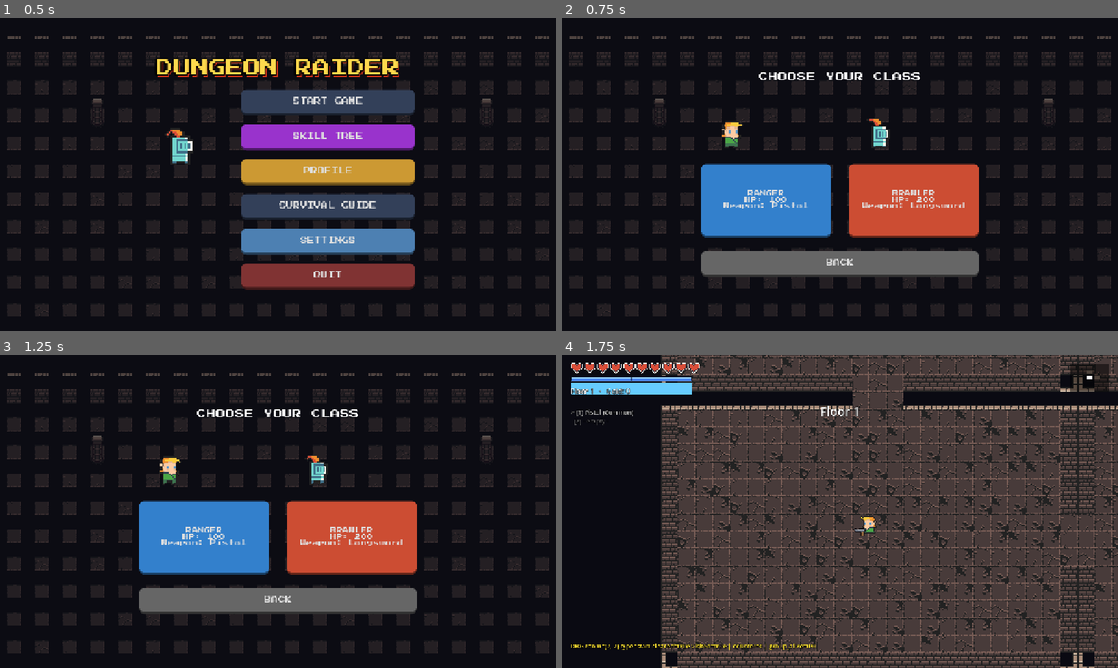
Above: before the commit, frames 1-4 (two rows, left to right).
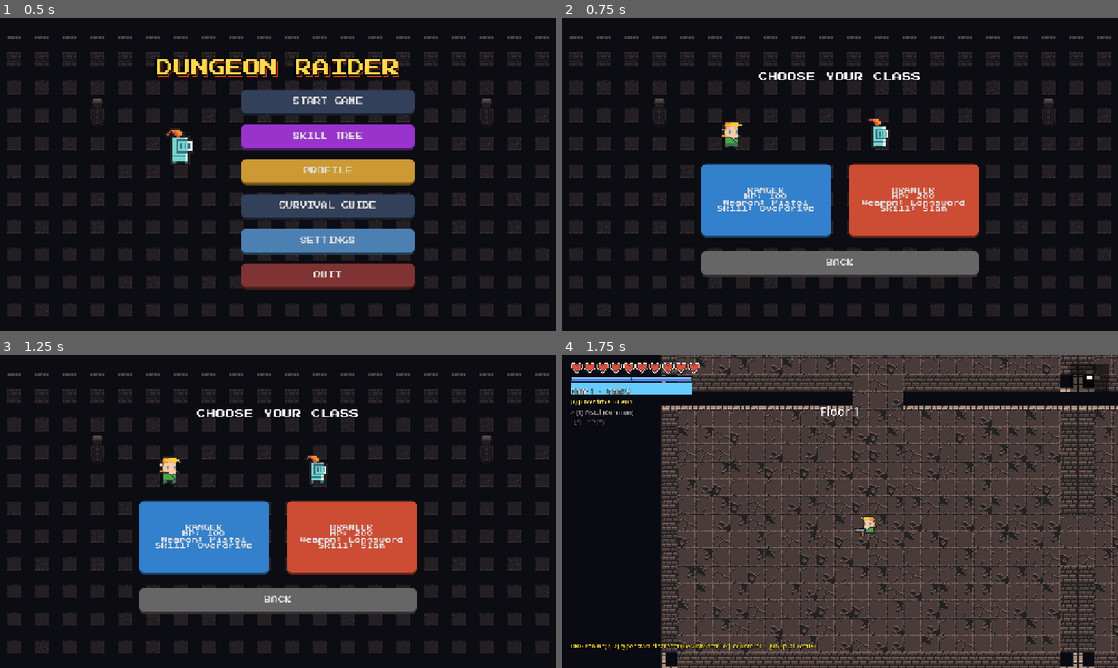
Above: after the commit, the same moments.

Repository: halo07-pixel/dungeon-raider-godot
Game: Godot game, scene res://scenes/main_menu.tscn
The game is run twice, just before and just after one commit, with the same random seed, the same clock (stepped at 60 frames per second) and the same inputs.
Inputs (mouse positions are in pixels of both pictures, inside the frame that each line leads up to):
- Up to frame 1 (0.5 s): no input
- Up to frame 2 (0.75 s): click "START GAME" at 0.5 s
- Up to frame 3 (1.25 s): no input
- Up to frame 4 (1.75 s): click (767, 536) at 1.25 s, where only the run before the commit has a clickable "RANGER HP: 100 Weapon: Pistol"

Frame 1 is identical in both runs. In frame 2, 0.9% of the frame differs, in the area x 28-73%, y 54-62%; in frame 3, 0.9%; in frame 4, less than 0.1%.

Commit message:
Giai đoạn 2: mỗi class có kỹ năng khởi đầu (Q), khung kỹ năng mở rộng
- Ranger khởi đầu với Overdrive (đánh nhanh gấp đôi 4s, hồi 12s), Brawler với Slam (đập đất AoE nhỏ, hồi 6s)
- Kỹ năng tiến hoá (Barrage / Shockwave) vẫn thay thế kỹ năng khởi đầu như cũ (Global.class_skill_id_for)
- class_skill.gd: thêm signal skill_ready / skill_ended, active_left cho hiệu ứng kéo dài, hàm _blast dùng chung (Shockwave giữ nguyên số liệu), dọn buff khi Player chết hoặc node bị gỡ
- Player: skill_attack_cd_mult áp vào hồi đòn bắn/chém; tint vàng khi Overdrive
- HUD luôn hiện kỹ năng + trạng thái ACTIVE; thẻ chọn class, trang Hồ sơ và Guide hiển thị kỹ năng khởi đầu

Co-Authored-By: Claude Sonnet 5.5 <noreply@anthropic.com>
Claude-Session: https://claude.ai/code/session_01JGPvQEUH9tvNi1JLfwV4JP

Diff:
--- a/scenes/main_menu.gd
+++ b/scenes/main_menu.gd
@@ -6,6 +6,7 @@
 
 const BG_SCALE: float = 2.0 # 32px gốc -> 64px trên màn hình
 const SETTINGS_MENU_SCENE = preload("res://scenes/settings_menu.tscn")
+const ClassSkillScript = preload("res://scripts/class_skill.gd")
 
 ## Ánh xạ lớp nhân vật -> bộ sprite 0x72 dùng làm thân người (khớp với player.gd).
 const SPRITE_SET: Dictionary = {
@@ -219,10 +220,9 @@
 	var P: Dictionary = Global.profile
 	var nm: String = Global.MetaProgress.display_name(P, cid, String(Global.classes[cid]["name"])).to_upper()
 	var t: String = "%s\n\n%s" % [nm, stats]
-	var sid: String = Global.MetaProgress.active_skill(P, cid)
+	var sid: String = Global.class_skill_id_for(cid)
 	if sid != "":
-		var cur: Dictionary = Global.MetaProgress.EVOLUTIONS[cid][Global.MetaProgress.tier_of(P, cid) - 1]
-		t += "\nSkill: %s" % cur["skill_name"]
+		t += "\nSkill: %s" % String(ClassSkillScript.SKILLS.get(sid, {}).get("name", sid))
 	return t
 
 func _build_class_option(prefix: String, label_text: String, action: Callable, color: Color) -> Control:
@@ -367,6 +367,10 @@
 			var tier_idx: int = Global.MetaProgress.tier_of(P, cid) - 1
 			var cur: Dictionary = Global.MetaProgress.EVOLUTIONS[cid][tier_idx]
 			profile_box.add_child(_profile_label("%s: %s" % [cur["skill_name"], cur["desc"]], 11, Color(0.6, 1.0, 0.6)))
+		else:
+			var base_sk: Dictionary = ClassSkillScript.SKILLS.get(Global.class_skill_id_for(cid), {})
+			if not base_sk.is_empty():
+				profile_box.add_child(_profile_label("%s: %s" % [base_sk["name"], base_sk["desc"]], 11, Color(0.6, 1.0, 0.6)))
 		if not evo.is_empty():
 			var pr: Array = Global.MetaProgress.progress(P, cid)
 			var req: Dictionary = evo["req"]
--- a/scripts/class_skill.gd
+++ b/scripts/class_skill.gd
@@ -1,16 +1,29 @@
 extends Node
-## Kỹ năng riêng của class đã tiến hoá, kích hoạt bằng phím "skill" (Q). Node con của Player;
+## Kỹ năng riêng của class, kích hoạt bằng phím "skill" (Q). Node con của Player;
 ## tách khỏi _physics_process của Player. Player chỉ cần: aim_dir, global_position, alive, rolling,
-## _secondary_dmg_mult(). HUD đọc cooldown_left / cooldown_total / skill_name qua duck typing.
+## _secondary_dmg_mult(), skill_attack_cd_mult. HUD đọc cooldown_left / cooldown_total / skill_name /
+## active_left qua duck typing; âm thanh/UI nghe signal skill_used, skill_ready, skill_ended.
+##
+## Mỗi class có kỹ năng KHỞI ĐẦU (Global.classes[cid]["skill"]) ngay từ đầu; khi tiến hoá
+## (MetaProgress.EVOLUTIONS) kỹ năng được thay bằng bản mạnh hơn. Thêm kỹ năng = thêm 1 dòng vào SKILLS
+## + 1 hàm xử lý trong try_activate().
 
 const BULLET = preload("res://scenes/bullet.tscn")
 const RingFx = preload("res://scripts/skill_ring_fx.gd")
 
 signal skill_used(skill_id: String)
+## Hồi chiêu xong (sẵn sàng dùng lại).
+signal skill_ready(skill_id: String)
+## Kỹ năng có thời lượng (vd Overdrive) vừa hết tác dụng.
+signal skill_ended(skill_id: String)
 
 const SKILLS: Dictionary = {
-	"barrage": {"name": "Barrage", "cooldown": 7.0},
-	"shockwave": {"name": "Shockwave", "cooldown": 9.0},
+	# Kỹ năng khởi đầu
+	"overdrive": {"name": "Overdrive", "cooldown": 12.0, "desc": "[Q] Attack much faster for a few seconds."},
+	"slam": {"name": "Slam", "cooldown": 6.0, "desc": "[Q] Smash the ground, hurting and pushing back nearby enemies."},
+	# Kỹ năng tiến hoá (Ranger+ / Brawler+)
+	"barrage": {"name": "Barrage", "cooldown": 7.0, "desc": "[Q] Fire 3 fan volleys of bullets."},
+	"shockwave": {"name": "Shockwave", "cooldown": 9.0, "desc": "[Q] Blast enemies away and clear bullets."},
 }
 
 var player: Node = null
@@ -18,6 +31,8 @@
 var skill_name: String = ""
 var cooldown_total: float = 1.0
 var cooldown_left: float = 0.0
+## Thời gian còn lại của hiệu ứng kéo dài (0 = không có hiệu ứng đang chạy).
+var active_left: float = 0.0
 
 func setup(p_player: Node, p_skill_id: String) -> void:
 	player = p_player
@@ -30,8 +45,18 @@
 	return cooldown_left <= 0.0
 
 func _physics_process(delta: float) -> void:
+	var was_cooling: bool = cooldown_left > 0.0
 	cooldown_left = maxf(0.0, cooldown_left - delta)
+	if was_cooling and cooldown_left <= 0.0:
+		skill_ready.emit(skill_id)
+	if active_left > 0.0:
+		active_left = maxf(0.0, active_left - delta)
+		if active_left <= 0.0:
+			_end_active()
 	if not is_instance_valid(player) or not player.alive:
+		if active_left > 0.0:
+			active_left = 0.0
+			_end_active()
 		return
 	if Input.is_action_just_pressed("skill"):
 		try_activate()
@@ -44,9 +69,22 @@
 	cooldown_left = cooldown_total
 	skill_used.emit(skill_id)
 	match skill_id:
+		"overdrive": _overdrive()
+		"slam": _slam()
 		"barrage": _barrage()
 		"shockwave": _shockwave()
 	return true
+
+## Dọn hiệu ứng kéo dài khi Player chết / node bị gỡ để không để lại buff vĩnh viễn trên Player.
+func _exit_tree() -> void:
+	if active_left > 0.0:
+		active_left = 0.0
+		_end_active()
+
+func _end_active() -> void:
+	if skill_id == "overdrive" and is_instance_valid(player):
+		player.skill_attack_cd_mult = 1.0
+	skill_ended.emit(skill_id)
 
 func _dmg_mult() -> float:
 	return float(player._secondary_dmg_mult())
@@ -84,27 +122,55 @@
 # ------------------------------------------------------------------ Brawler+: Shockwave
 const SHOCK_RADIUS: float = 190.0
 const SHOCK_KNOCK: float = 650.0
+const SHOCK_DMG_BASE: float = 30.0
+const SHOCK_DMG_PER_FLOOR: float = 3.0
 
 func _shockwave() -> void:
+	_blast(SHOCK_RADIUS, SHOCK_DMG_BASE, SHOCK_DMG_PER_FLOOR, SHOCK_KNOCK, true, Color(1.0, 0.75, 0.35), 28, 0.8)
+
+# ------------------------------------------------------------------ Brawler: Slam (kỹ năng khởi đầu)
+const SLAM_RADIUS: float = 120.0
+const SLAM_KNOCK: float = 420.0
+const SLAM_DMG_BASE: float = 16.0
+const SLAM_DMG_PER_FLOOR: float = 1.5
+
+func _slam() -> void:
+	_blast(SLAM_RADIUS, SLAM_DMG_BASE, SLAM_DMG_PER_FLOOR, SLAM_KNOCK, false, Color(1.0, 0.85, 0.55), 16, 0.5)
+
+## Vụ nổ quanh Player: gây sát thương + đẩy lùi quái/boss trong bán kính; tuỳ chọn xoá đạn địch.
+func _blast(radius: float, dmg_base: float, dmg_per_floor: float, knock: float, clear_bullets: bool, color: Color, burst_n: int, shake: float) -> void:
 	var origin: Vector2 = player.global_position
-	var dmg: int = maxi(1, int((30.0 + 3.0 * float(Global.floor_num)) * _dmg_mult()))
+	var dmg: int = maxi(1, int((dmg_base + dmg_per_floor * float(Global.floor_num)) * _dmg_mult()))
 	for e in get_tree().get_nodes_in_group("enemies"):
-		if is_instance_valid(e) and e.alive and e.global_position.distance_to(origin) <= SHOCK_RADIUS:
-			e.take_damage(dmg, origin, SHOCK_KNOCK)
+		if is_instance_valid(e) and e.alive and e.global_position.distance_to(origin) <= radius:
+			e.take_damage(dmg, origin, knock)
 			Global.on_secondary_hit(e, dmg, false)
 	for b in get_tree().get_nodes_in_group("boss"):
-		if is_instance_valid(b) and b.alive and b.global_position.distance_to(origin) <= SHOCK_RADIUS + 20.0:
+		if is_instance_valid(b) and b.alive and b.global_position.distance_to(origin) <= radius + 20.0:
 			b.take_damage(dmg, origin, 0.0)
 			Global.on_secondary_hit(b, dmg, false)
-	for eb in get_tree().get_nodes_in_group("enemy_bullets"):
-		if is_instance_valid(eb) and eb.global_position.distance_to(origin) <= SHOCK_RADIUS + 10.0:
-			eb.queue_free()
+	if clear_bullets:
+		for eb in get_tree().get_nodes_in_group("enemy_bullets"):
+			if is_instance_valid(eb) and eb.global_position.distance_to(origin) <= radius + 10.0:
+				eb.queue_free()
 	var fx := Node2D.new()
 	fx.set_script(RingFx)
-	fx.max_radius = SHOCK_RADIUS
-	fx.color = Color(1.0, 0.75, 0.35)
+	fx.max_radius = radius
+	fx.color = color
 	Global.world.add_child(fx)
 	fx.global_position = origin
-	Global.burst(origin, Color(1.0, 0.75, 0.35), 28, 320.0, 2.0)
-	Global.shake(0.8, 0.3)
+	Global.burst(origin, color, burst_n, 320.0, 2.0)
+	Global.shake(shake, 0.3)
 	Global.sfx("shockwave")
+
+# ------------------------------------------------------------------ Ranger: Overdrive (kỹ năng khởi đầu)
+const OVERDRIVE_DURATION: float = 4.0
+## Hệ số nhân thời gian hồi đòn đánh trong lúc Overdrive (0.5 = đánh nhanh gấp đôi).
+const OVERDRIVE_CD_MULT: float = 0.5
+
+func _overdrive() -> void:
+	active_left = OVERDRIVE_DURATION
+	player.skill_attack_cd_mult = OVERDRIVE_CD_MULT
+	Global.burst(player.global_position, Color(1.0, 0.8, 0.3), 14, 200.0, 1.4)
+	Global.shake(0.3, 0.2)
+	Global.sfx("barrage_cast")
--- a/scripts/global.gd
+++ b/scripts/global.gd
@@ -166,8 +166,8 @@
 	return "%s · DMG %d · %.2fs" % [kind, int(float(w["damage"]) * mult), float(w["cooldown"])]
 
 var classes: Dictionary = {
-	"ranger": {"name": "Ranger", "max_hp": 100, "default_weapon": "pistol"},
-	"brawler": {"name": "Brawler", "max_hp": 200, "default_weapon": "broadsword"}
+	"ranger": {"name": "Ranger", "max_hp": 100, "default_weapon": "pistol", "skill": "overdrive"},
+	"brawler": {"name": "Brawler", "max_hp": 200, "default_weapon": "broadsword", "skill": "slam"}
 }
 var current_class: String = "brawler"
 
@@ -948,7 +948,14 @@
 	save_game()
 
 func class_skill_id() -> String:
-	return MetaProgress.active_skill(profile, current_class)
+	return class_skill_id_for(current_class)
+
+## Kỹ năng đang có của một class: bản tiến hoá nếu đã mở, không thì kỹ năng khởi đầu.
+func class_skill_id_for(cid: String) -> String:
+	var evolved: String = MetaProgress.active_skill(profile, cid)
+	if evolved != "":
+		return evolved
+	return String(classes.get(cid, {}).get("skill", ""))
 
 func save_game() -> void:
 	var file = FileAccess.open(save_path, FileAccess.WRITE)
--- a/scripts/guide_content.gd
+++ b/scripts/guide_content.gd
@@ -66,7 +66,7 @@
 	t += "Move: %s %s %s %s\n" % [_key("move_up"), _key("move_left"), _key("move_down"), _key("move_right")]
 	t += "Aim and attack: [b]Mouse[/b] (hold to keep attacking)\n"
 	t += "Dodge roll: %s (brief invulnerability, short cooldown)\n" % _key("dodge")
-	t += "Class skill: %s (after your class evolves)\n" % _key("skill")
+	t += "Class skill: %s (every class starts with one; evolving your class unlocks a stronger one)\n" % _key("skill")
 	t += "Interact: %s (altars, chests, shrines, picking up weapons)\n" % _key("interact")
 	t += "Swap weapon: %s or [b]Right mouse[/b] (you can carry 2 weapons; any class can use any weapon)\n" % _key("swap_weapon")
 	t += "Movement keys and dodge can be changed in Settings.\n"
@@ -86,6 +86,9 @@
 		var c: Dictionary = Global.classes[cid]
 		var w: Dictionary = Global.weapons.get(String(c["default_weapon"]), {})
 		t += "[b][color=#ffd700]%s[/color][/b]: %d HP, starts with %s.\n" % [c["name"], int(c["max_hp"]), String(w.get("name", "?"))]
+		var base_sk: Dictionary = ClassSkillScript.SKILLS.get(String(c.get("skill", "")), {})
+		if not base_sk.is_empty():
+			t += "  Starting skill [b]%s[/b], cooldown %s s: %s\n" % [base_sk["name"], _num(float(base_sk["cooldown"])), String(base_sk["desc"]).replace("[Q]", Global.key_name_for_action("skill") + ":")]
 		var list: Array = MetaProgress.EVOLUTIONS.get(cid, [])
 		for evo in list:
 			var req: Dictionary = evo["req"]
--- a/scripts/hud.gd
+++ b/scripts/hud.gd
@@ -89,7 +89,10 @@
 		skill_label.visible = false
 		return
 	skill_label.visible = true
-	if sk.is_ready():
+	if sk.active_left > 0.0:
+		skill_label.text = "[Q] %s  ACTIVE %.1fs" % [sk.skill_name, sk.active_left]
+		skill_label.modulate = Color(1.0, 0.6, 0.2)
+	elif sk.is_ready():
 		skill_label.text = "[Q] %s  READY" % sk.skill_name
 		skill_label.modulate = Color(1.0, 0.9, 0.4)
 	else:
--- a/scripts/player.gd
+++ b/scripts/player.gd
@@ -43,6 +43,8 @@
 var shield_delay_timer: float = 0.0
 ## Đổi vũ khí bị chặn trong khoảng này sau khi đổi (giây) — không dùng đổi để "bỏ" hồi chiêu bắn.
 const SWAP_COOLDOWN: float = 0.25
+## Kỹ năng class (vd Overdrive) nhân thời gian hồi đòn đánh; 1.0 = bình thường. Chỉ ClassSkill được ghi vào đây.
+var skill_attack_cd_mult: float = 1.0
 ## 2 ô vũ khí: mỗi ô {"id": String, "rarity": String} hoặc {} nếu trống. weapon_id/weapon_rarity/weapon/
 ## rarity_data bên dưới LUÔN phản ánh ô đang cầm (active_slot) nên toàn bộ code bắn/chém cũ không đổi.
 var weapon_slots: Array = [{}, {}]
@@ -135,7 +137,7 @@
 	sprite.play("idle")
 
 
-## Class đã tiến hoá (meta-progression) → gắn Node kỹ năng riêng, bấm phím "skill" (Q).
+## Mọi class đều có kỹ năng (khởi đầu, hoặc bản tiến hoá nếu đã mở) → gắn Node kỹ năng, bấm phím "skill" (Q).
 func _attach_class_skill() -> void:
 	var sid: String = Global.class_skill_id()
 	if sid == "":
@@ -173,6 +175,8 @@
 		sprite.modulate = Color(2.2, 1.2, 1.2) if int(float(Time.get_ticks_msec()) / 70.0) % 2 == 0 else Color.WHITE
 		return
 	sprite.modulate = Color(1.0, 1.0, 1.0, 0.6) if rolling else Color.WHITE
+	if skill_attack_cd_mult < 1.0 and not rolling:
+		sprite.modulate = Color(1.0, 0.9, 0.55) # đang Overdrive
 	if burn_ticks > 0 and not rolling:
 		sprite.modulate = Color(1.6, 0.8, 0.45)
 	if rolling or velocity.length() > 5.0:
@@ -397,6 +401,7 @@
 
 	# ÁP DỤNG BUFF: Nhanh Nhẹn / Chí Mạng / Tầm Đánh (tầm xa = bay xa+nhanh hơn) / Vung Kiếm Càn Quét (tầm xa = xuyên)
 	cd *= pow(0.9, float(Global.buff_stack("buff_haste")))
+	cd *= skill_attack_cd_mult
 	if randf() < 0.08 * float(Global.buff_stack("buff_crit")):
 		is_crit = true
 	if Global.buff_stack("buff_reach") > 0:
@@ -503,6 +508,7 @@
 
 	# ÁP DỤNG BUFF: Nhanh Nhẹn / Chí Mạng / Tầm Đánh / Vung Kiếm Càn Quét
 	cd *= pow(0.9, float(Global.buff_stack("buff_haste")))
+	cd *= skill_attack_cd_mult
 	if randf() < 0.08 * float(Global.buff_stack("buff_crit")):
 		is_crit = true
 	if Global.buff_stack("buff_reach") > 0:
